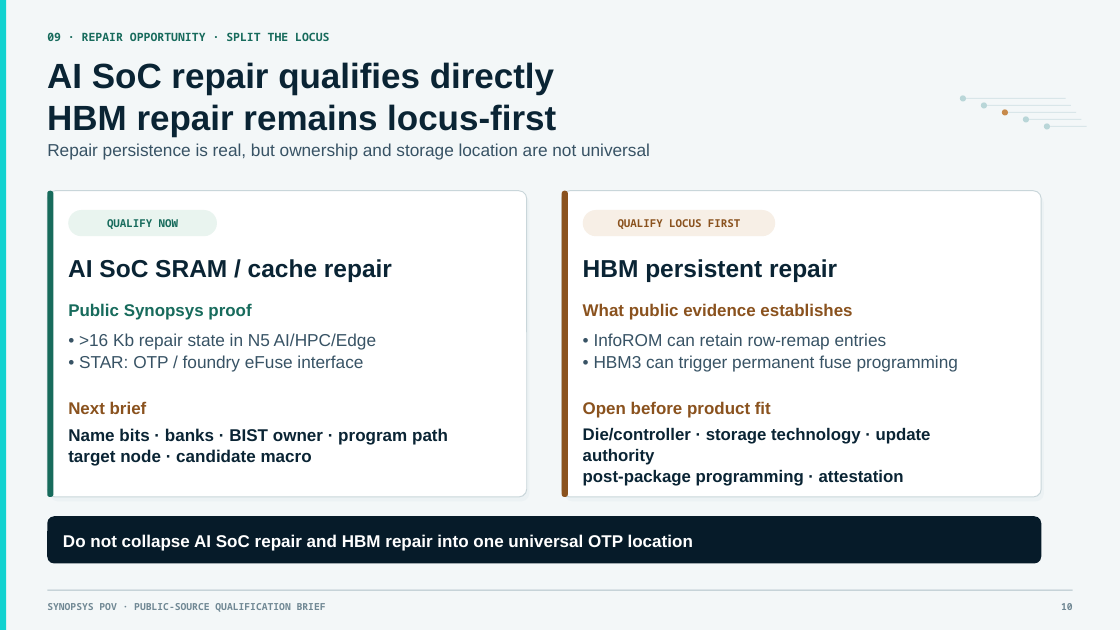
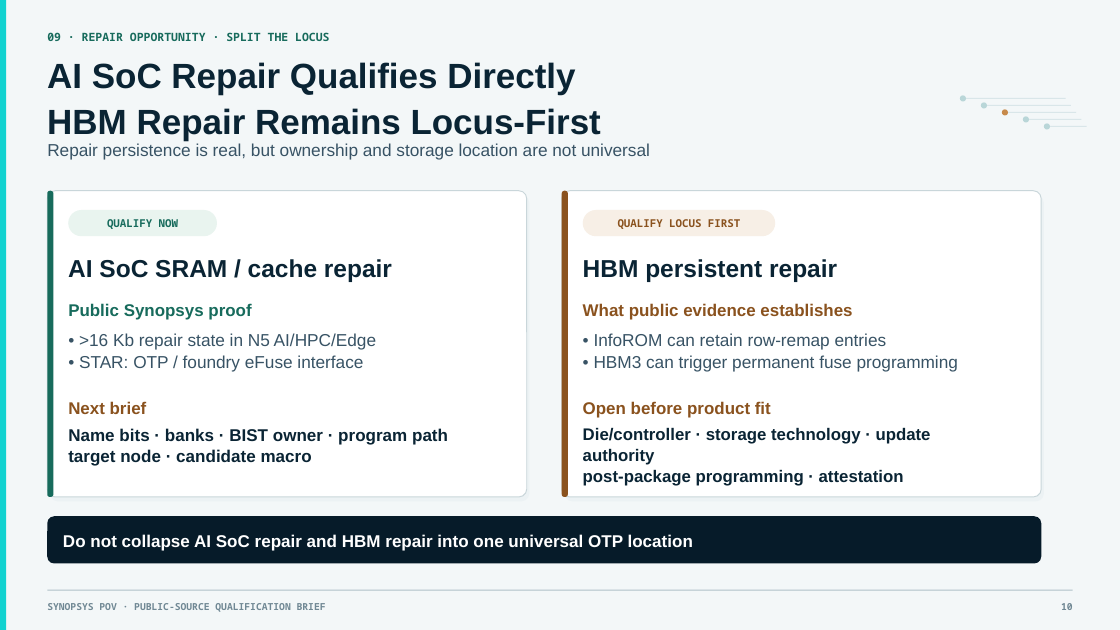
Before and after one commit to SamHuang68/nvm-knowledge-hub, a slide deck: slide 10 of briefing/NVM_AI_OCP_NVM_Opportunities_Executive_v18_Comprehensive_Update_EN.pptx. Drawn at 1120x630 pixels with LibreOffice and Linux fonts; fonts in the diff are those of the drawing. Boxes give left, top, right and bottom in pixels: in the first picture for what was removed or moved away, otherwise in the second. Text is boxed around its words. In the diff, an @@ line names an element or a change of style, - is before the commit and + after.

```diff
--- a/briefing/NVM_AI_OCP_NVM_Opportunities_Executive_v18_Comprehensive_Update_EN.pptx
+++ b/briefing/NVM_AI_OCP_NVM_Opportunities_Executive_v18_Comprehensive_Update_EN.pptx
@@ text at (47,62,601,141): text changed @@
-AI SoC repair qualifies directly
-HBM repair remains locus-first
+AI SoC Repair Qualifies Directly
+HBM Repair Remains Locus-First
```
Also in this commit, not shown: 15 other slides changed, 1 other file.
